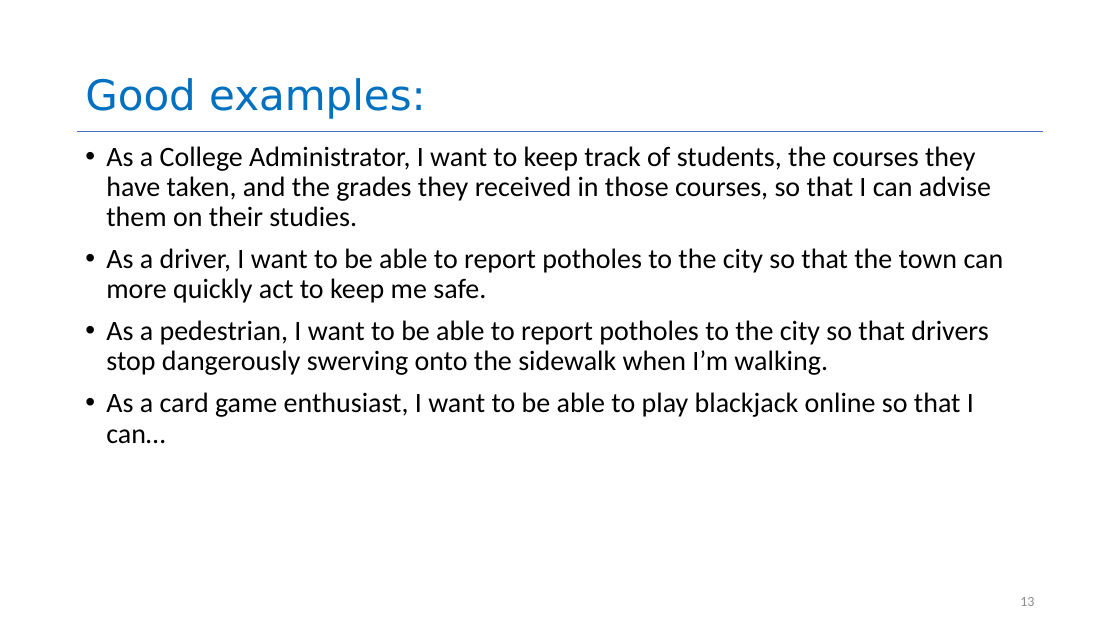
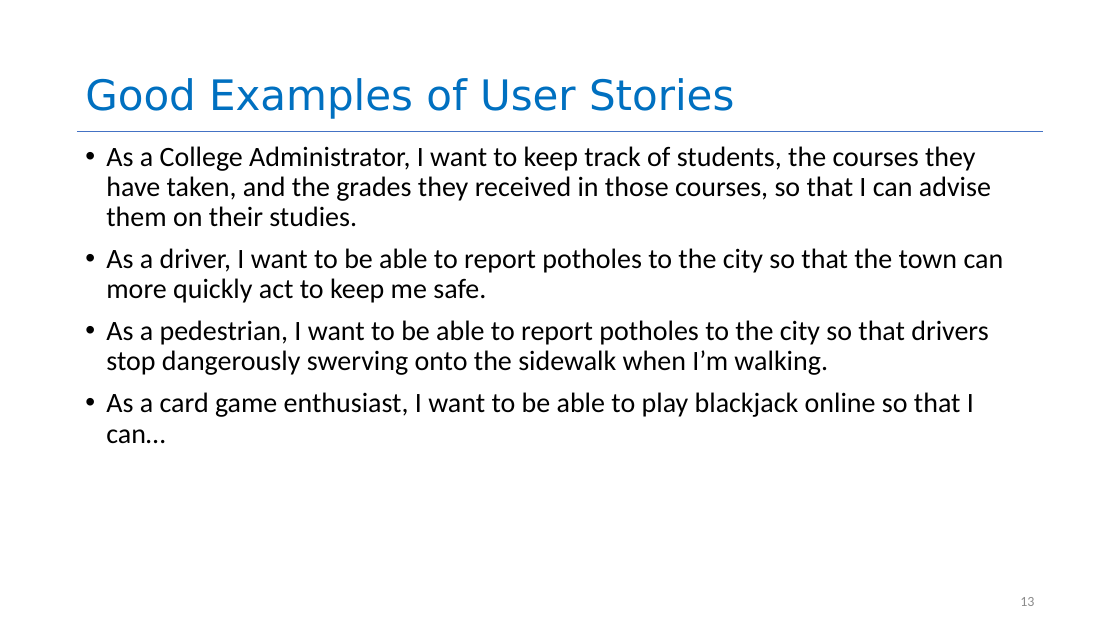
Before and after one commit to vaishalisingh04/CS4530-Spring-2026, a slide deck: slide 13 of Slides/Module 01.2 User Stories.pptx. Drawn at 1120x630 pixels with LibreOffice and Linux fonts; fonts in the diff are those of the drawing. Boxes give left, top, right and bottom in pixels: in the first picture for what was removed or moved away, otherwise in the second. Text is boxed around its words. In the diff, an @@ line names an element or a change of style, - is before the commit and + after.

```diff
--- a/Slides/Module 01.2 User Stories.pptx
+++ b/Slides/Module 01.2 User Stories.pptx
@@ title at (85, 78, 734, 119): text changed @@
-Good examples:
+Good Examples of User Stories
```
Also in this commit, not shown: 3 other slides changed, 2 other files.
